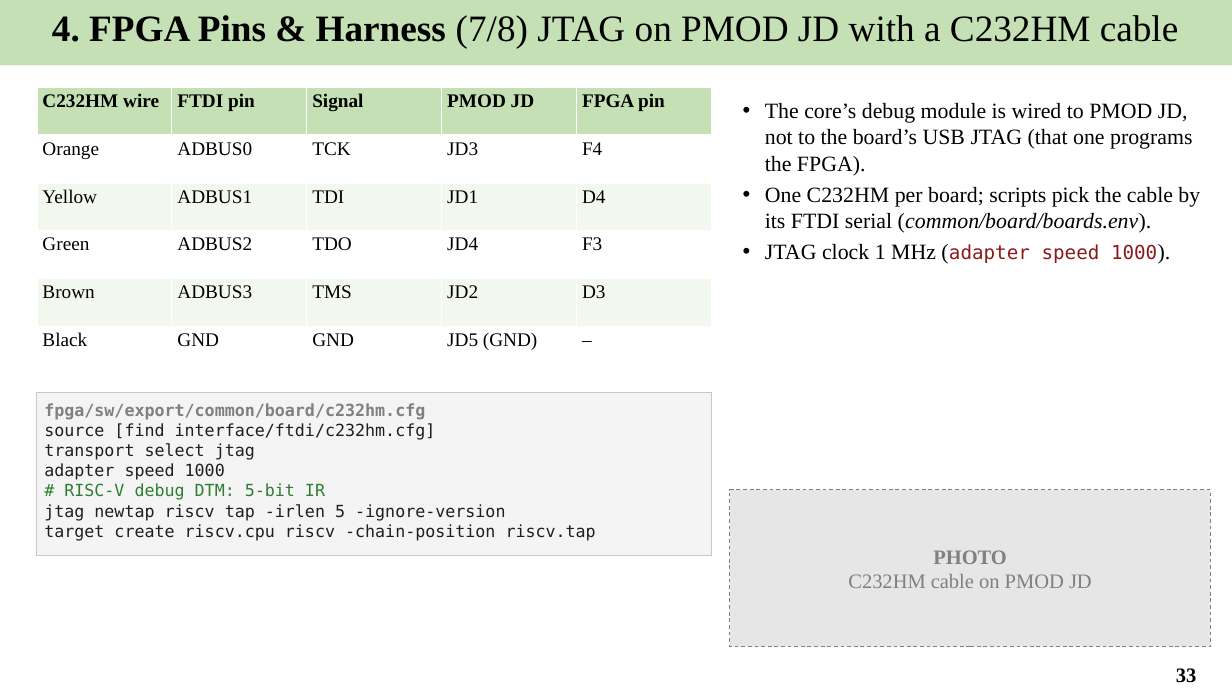
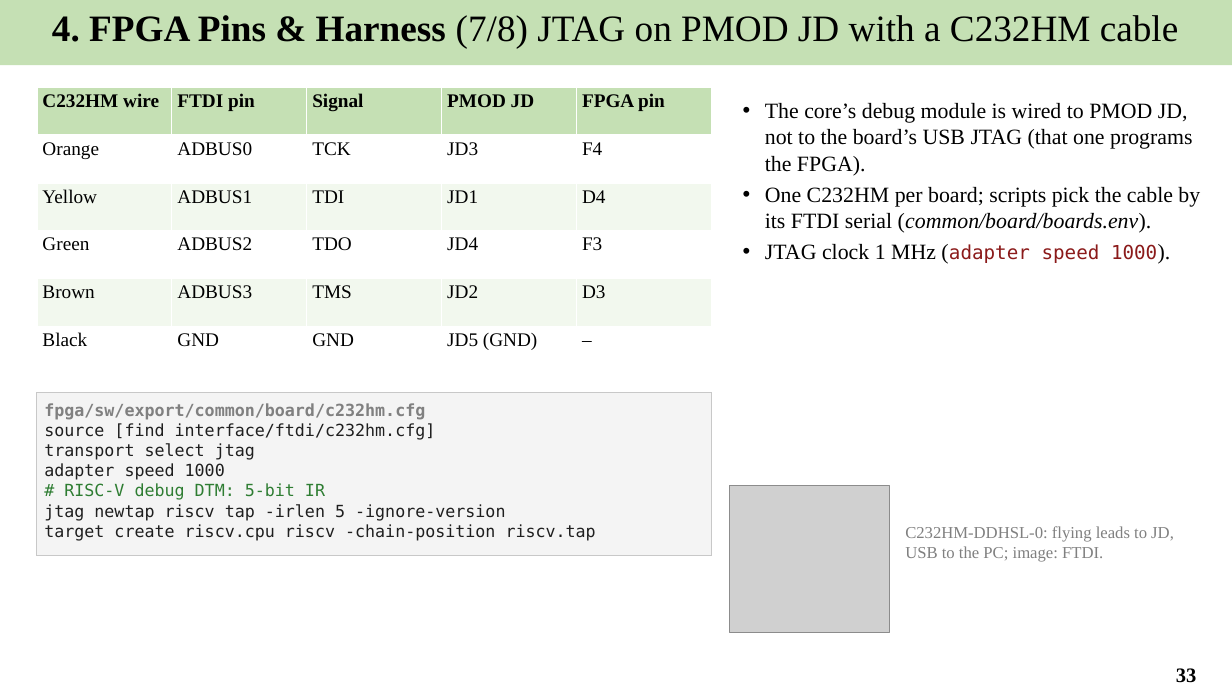
Before and after one commit to Khaiduy/chipyard-edhoc, a slide deck: slide 33 of fpga/sw/export/docs/slides/01_EDHOC_SoC_on_Arty_A7-100T.pptx. Drawn at 1232x693 pixels with LibreOffice and Linux fonts; fonts in the diff are those of the drawing; grey boxes stand for pictures. Boxes give left, top, right and bottom in pixels: in the first picture for what was removed or moved away, otherwise in the second. Text is boxed around its words. In the diff, an @@ line names an element or a change of style, - is before the commit and + after.

Commit message:
docs: C232HM in the setup figure and on the JTAG slide

```diff
--- a/fpga/sw/export/docs/slides/01_EDHOC_SoC_on_Arty_A7-100T.pptx
+++ b/fpga/sw/export/docs/slides/01_EDHOC_SoC_on_Arty_A7-100T.pptx
@@ rectangle removed at (730, 490, 1211, 647) @@
-PHOTO
-C232HM cable on PMOD JD
@@ picture added at (730, 485, 889, 633) @@
@@ text added at (905, 526, 1174, 562), 13 pt, text #808080 @@
+C232HM-DDHSL-0: flying leads to JD, USB to the PC; image: FTDI.
```
Also in this commit, not shown: 2 other slides changed, 2 other files.
